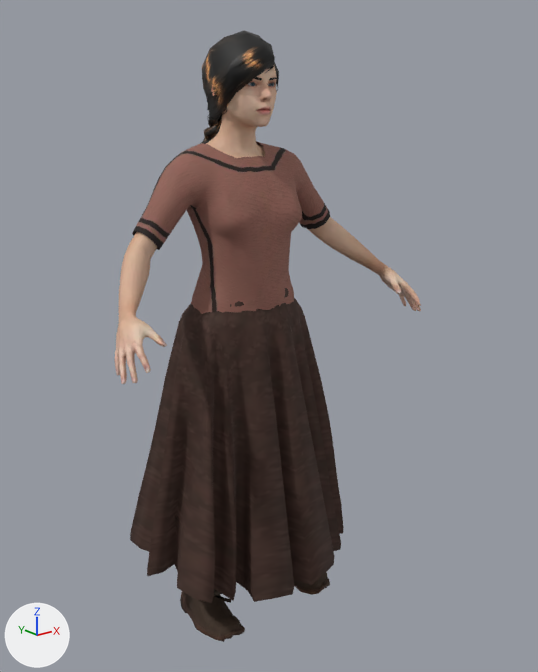
What one commit did to the glTF model chars/real/f_maid.glb.
The view is the same before and after, from a 50 mm camera at (-1.159, -1.596, 1.399) aimed at (0.058, -0.075, 0.79). Every picture has the same lights, and +X, +Y and +Z are marked at lower left. The first picture is the older version. Vertices at exactly the same position are counted once.

The first picture shows 'f_maid', 'f_maid.elvs_double_mh_braid', 'f_maid.rehmanpolanski_viking_boots', 'f_maid.toigo_long_full_skirt', 'f_maid.wdg_mycenaean_tunic'.
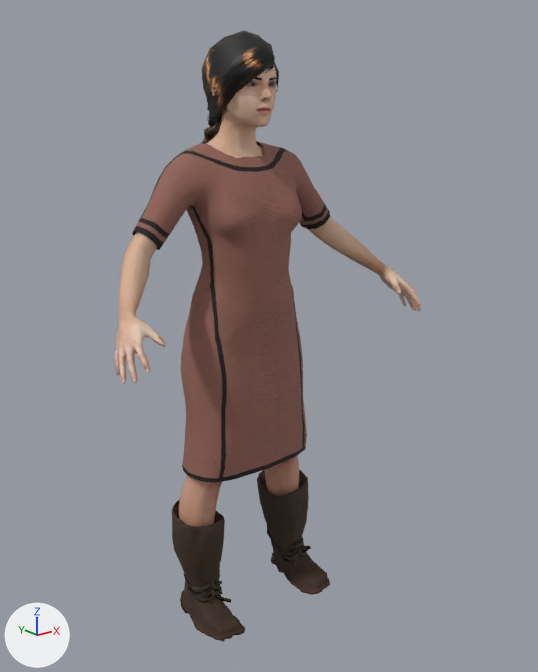
Changed parts and their boxes [x1, y1, x2, y2] in the pictures (538 x 672 px):
'f_maid.toigo_long_full_skirt', deleted (brown)
    before: [130, 288, 344, 603]
'f_maid.wdg_mycenaean_tunic', reshaped
    before: [132, 141, 330, 314]
    after: [132, 141, 330, 483]
part 1 of me_base, added (beige)
    after: [179, 475, 222, 526]
part 2 of me_base, added (brown)
    after: [265, 455, 299, 495]
part 3 of me_bootsviking, cut back (mostly hidden before)
    before: [294, 580, 301, 586]
    after: [258, 470, 329, 595]
part 4 of me_bootsviking, cut back (brown)
    after: [172, 510, 245, 642]
part 5 of me_mycenaean_tunic, cut back
    before: [202, 302, 279, 314]
    after: [140, 141, 311, 483]

Diff of the bpy script that builds the scene:
```diff
--- a/chars/real/f_maid.glb.py
+++ b/chars/real/f_maid.glb.py
@@ img_cloth2_bootsviking @@
-img_cloth2_bootsviking = load_image('cloth2-BootsViking', '_unpacked/cloth2-BootsViking', 512, 512, 'sRGB')
+img_cloth2_bootsviking = load_image('cloth1-BootsViking', '_unpacked/cloth1-BootsViking', 512, 512, 'sRGB')
@@ me_base @@
 # used by ob_f_maid; location = (0.0, 0.0, 0.0)
-me_base.from_pydata(...)  # 2279 vertices, 4336 faces; spans x -0.47..0.47, y -0.29..0.06, z 0.0..1.55
+me_base.from_pydata(...)  # 2314 vertices, 4336 faces; spans x -0.47..0.47, y -0.29..0.06, z 0.0..1.55
+# me_base part 1: a new loose piece of 161 vertices spanning x -0.21..-0.07, y -0.11..0.04, z 0.2..0.49, in mat_body (picture img_skin_young_lightskinned_female_diffuse)
+# me_base part 2: a new loose piece of 161 vertices spanning x 0.07..0.21, y -0.11..0.04, z 0.2..0.49, in mat_body (picture img_skin_young_lightskinned_female_diffuse)
+# other edits to the shape of me_base do not show in these pictures
 me_base.materials.append(mat_body)
@@ me_bootsviking @@
 # used by ob_f_maid_rehmanpolanski_viking_boots; location = (0.0, 0.0, 0.0)
-me_bootsviking.from_pydata(...)  # 798 vertices, 1456 faces; spans x -0.226..0.23, y -0.208..0.06, z -0.015..0.311
+me_bootsviking.from_pydata(...)  # 1201 vertices, 2330 faces; spans x -0.229..0.23, y -0.208..0.059, z -0.015..0.312
+# me_bootsviking part 3: 28 vertices removed from x 0.097..0.229, y -0.125..0.059, z 0.012..0.311; 235 vertices added at x 0.088..0.23, y -0.208..0.059, z -0.011..0.312
+# me_bootsviking part 4: 22 vertices removed from x -0.226..-0.122, y -0.097..0.06, z -0.01..0.305; 218 vertices added at x -0.229..-0.087, y -0.208..0.059, z -0.013..0.308
 me_bootsviking.materials.append(mat_cloth_rehmanpolanski_viking_boots)
@@ me_mycenaean_tunic @@
 # used by ob_f_maid_wdg_mycenaean_tunic; location = (0.0, 0.0, 0.0)
-me_mycenaean_tunic.from_pydata(...)  # 514 vertices, 875 faces; spans x -0.304..0.304, y -0.155..0.093, z 0.434..1.302
+me_mycenaean_tunic.from_pydata(...)  # 794 vertices, 1516 faces; spans x -0.304..0.304, y -0.156..0.096, z 0.434..1.302
+# me_mycenaean_tunic part 5: 1 vertex moved from x 0.0, y -0.143, z 0.591 to x 0.0, y -0.143, z 0.554; 36 vertices removed from x -0.19..0.169, y -0.145..0.079, z 0.434..1.196; 316 vertices added at x -0.281..0.281, y -0.156..0.096, z 0.435..1.297
 me_mycenaean_tunic.materials.append(mat_cloth_wdg_mycenaean_tunic)
@@ ob_f_maid_toigo_long_full_skirt @@
-ob_f_maid_toigo_long_full_skirt = bpy.data.objects.new('f_maid.toigo_long_full_skirt', me_skirt_full_long)
-ob_f_maid_toigo_long_full_skirt.location = (0.0, 0.0, 0.0)
```
